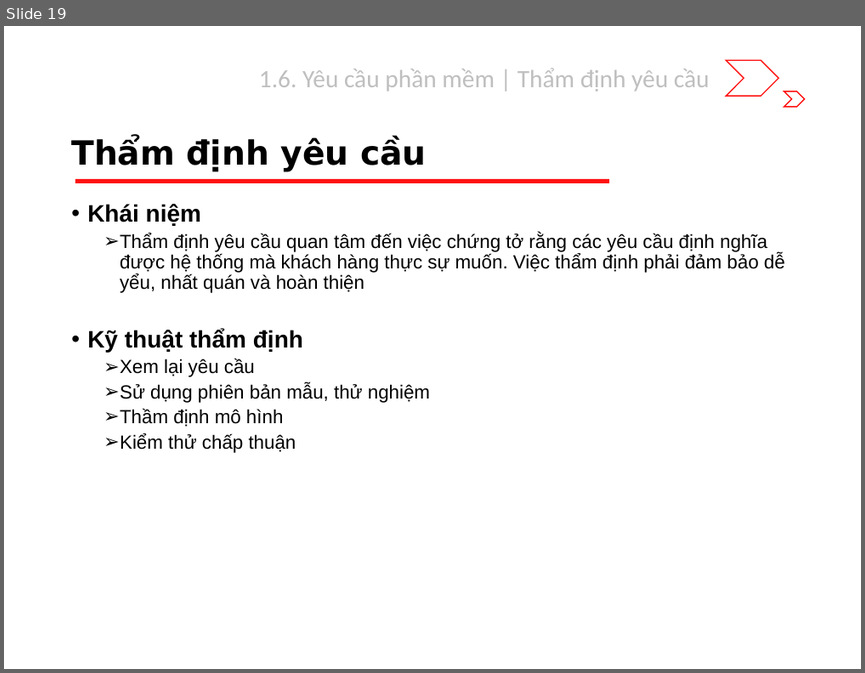
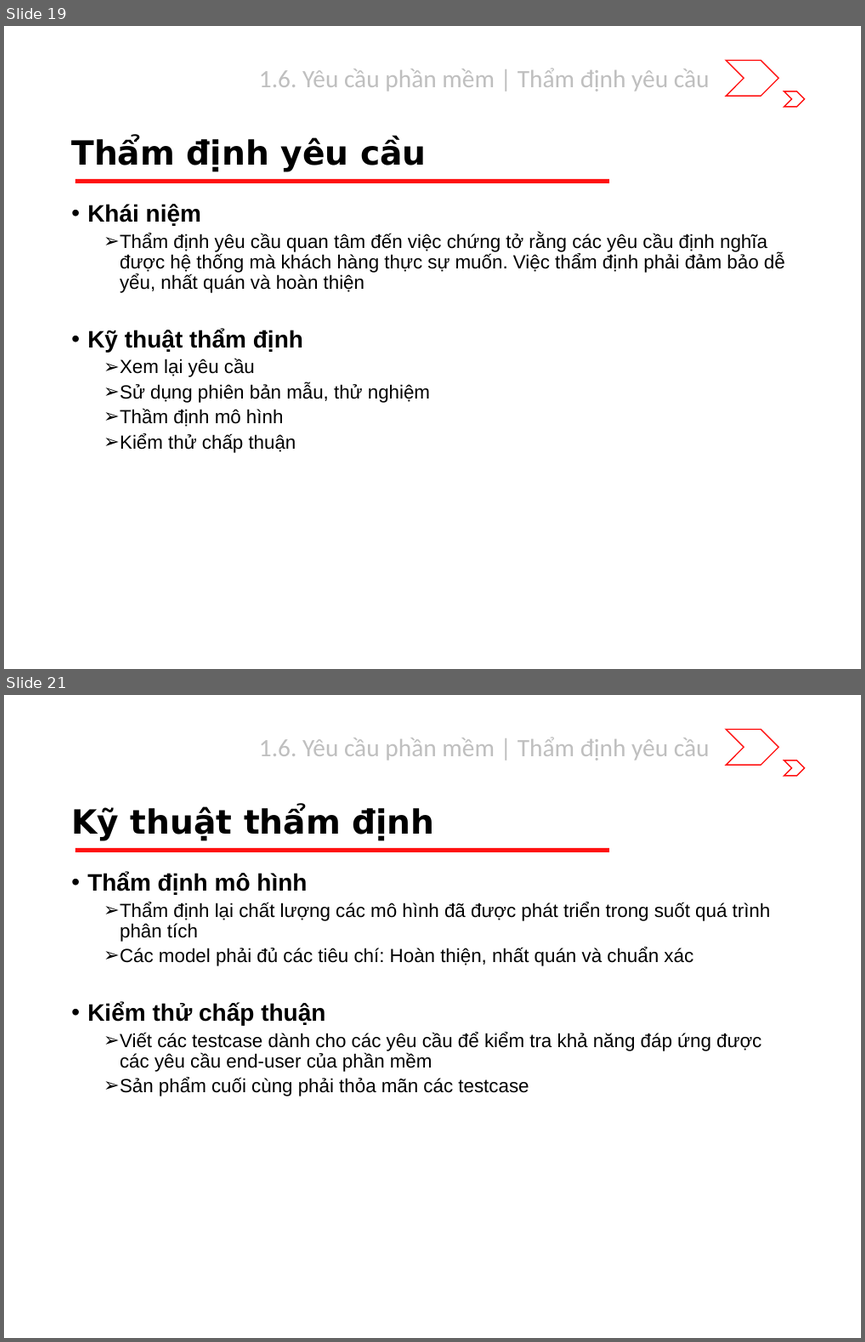
Before and after one commit to riverspart/uet-adv-sw-engineering, a slide deck: slide/dev/chapter_1/slide.pptx. Shown one above the other, each under a label of ours: slide 19 before the commit, slides 19 and 21 after it; the slides between them are not shown. The pictures are 865x673 and 865x1342 pixels, drawn with LibreOffice and Linux fonts; fonts in the diff are those of the drawing. Boxes give left, top, right and bottom in pixels: in the first picture for what was removed or moved away, otherwise in the second. Text is boxed around its words. In the diff, an @@ line names an element or a change of style, - is before the commit and + after.

```diff
--- a/slide/dev/chapter_1/slide.pptx
+++ b/slide/dev/chapter_1/slide.pptx
@@ slide 21 added at (x1=4, y1=695, x2=861, y2=1338), background #FFFFFF; not listed: 3 template elements that a slide beside it also shows @@
@@ text added at (x1=259, y1=737, x2=710, y2=760), 21 pt, text #BFBFBF @@
+1.6. Yêu cầu phần mềm | Thẩm định yêu cầu
@@ title added at (x1=71, y1=806, x2=435, y2=841), 28 pt, text #000000, bold @@
+Kỹ thuật thẩm định
@@ text added at (x1=87, y1=872, x2=771, y2=1096), 16 pt, text #000000 @@
+• Thẩm định mô hình
+  ➢ Thẩm định lại chất lượng các mô hình đã được phát triển trong suốt quá trình phân tích
+  ➢ Các model phải đủ các tiêu chí: Hoàn thiện, nhất quán và chuẩn xác
+• Kiểm thử chấp thuận
+  ➢ Viết các testcase dành cho các yêu cầu để kiểm tra khả năng đáp ứng được các yêu cầu end-user của phần mềm
+  ➢ Sản phẩm cuối cùng phải thỏa mãn các testcase
```
Also in this commit, not shown: 2 slides changed, 5 other slides added.
